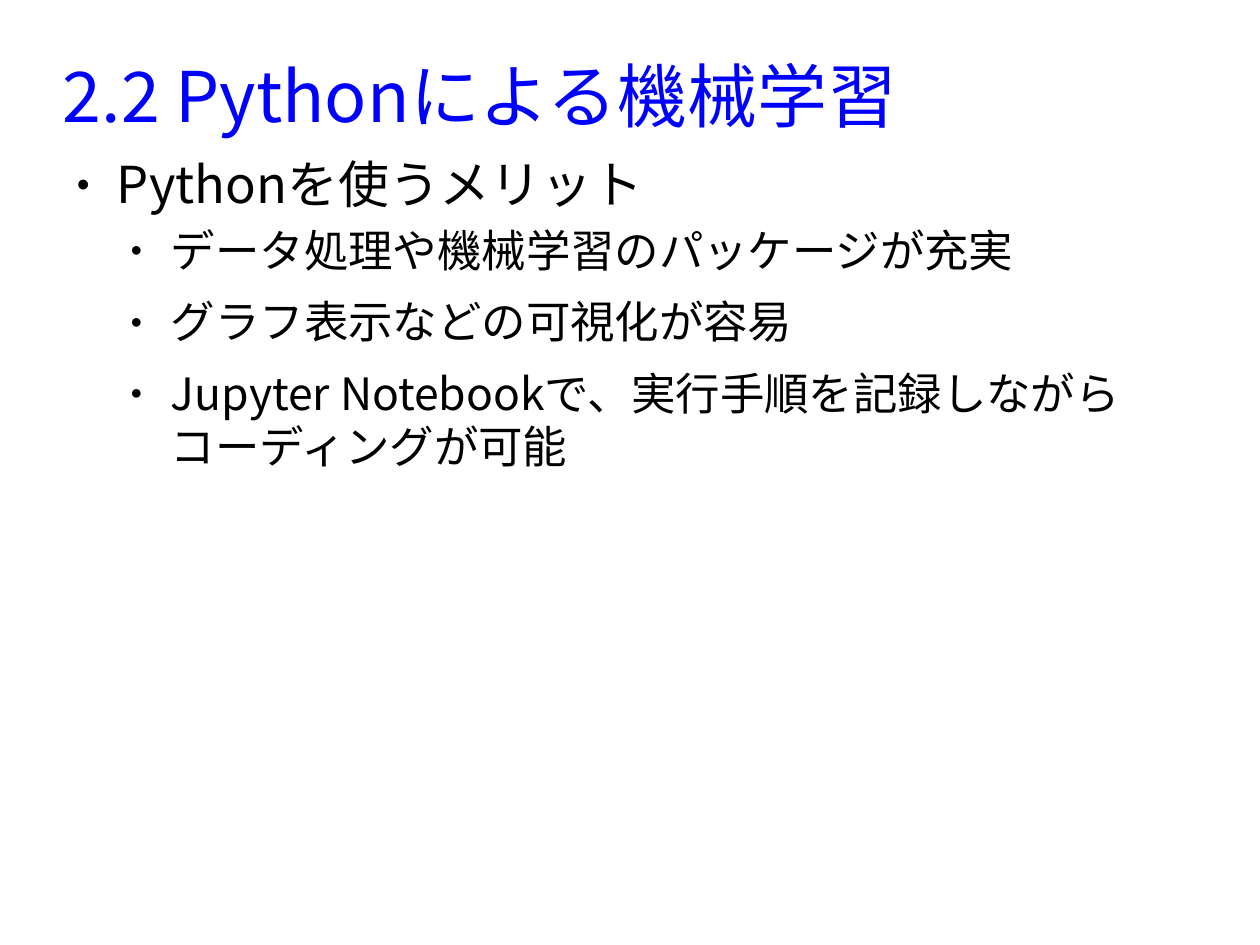
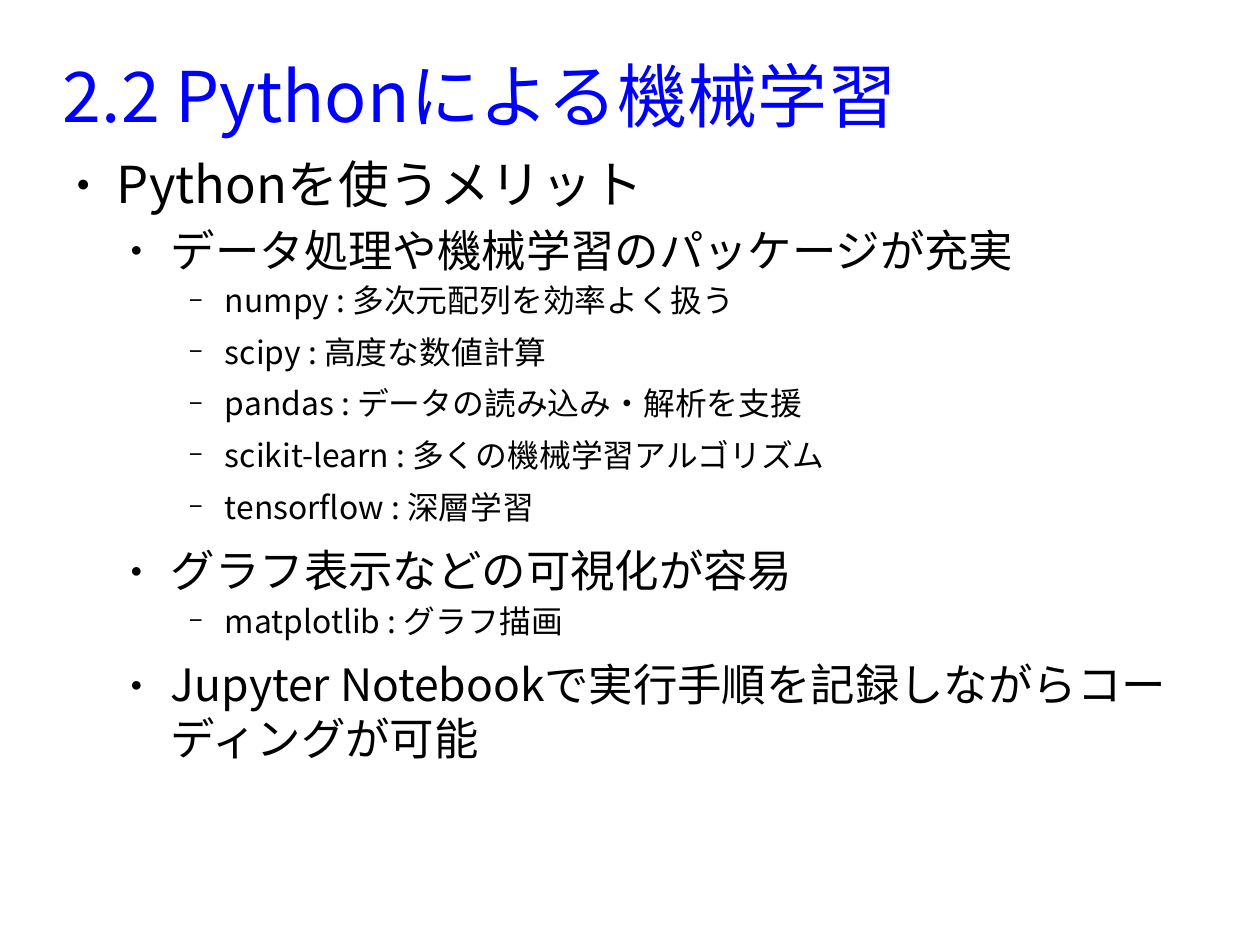
Before and after one commit to MasahiroAraki/MLCourse, a slide deck: slide 2 of slide/chap02-python.odp. Drawn at 1260x945 pixels with LibreOffice and Linux fonts; fonts in the diff are those of the drawing. Boxes give left, top, right and bottom in pixels: in the first picture for what was removed or moved away, otherwise in the second. Text is boxed around its words. In the diff, an @@ line names an element or a change of style, - is before the commit and + after.

```diff
--- a/slide/chap02-python.odp
+++ b/slide/chap02-python.odp
@@ text at (117, 160, 1013, 591): less space between paragraphs @@
@@ text at (225, 285, 824, 522): paragraphs added @@
+    − numpy : 多次元配列を効率よく扱う
+    − scipy : 高度な数値計算
+    − pandas : データの読み込み・解析を支援
+    − scikit-learn : 多くの機械学習アルゴリズム
+    − tensorflow : 深層学習
@@ text at (171, 606, 563, 712): text changed @@
-  ● Jupyter Notebookで、実行手順を記録しながらコーディングが可能
+    − matplotlib : グラフ描画
+  ● Jupyter Notebookで実行手順を記録しながらコーディングが可能
```
Also in this commit, not shown: 8 other slides changed, 11 slides added, 1 other file.
